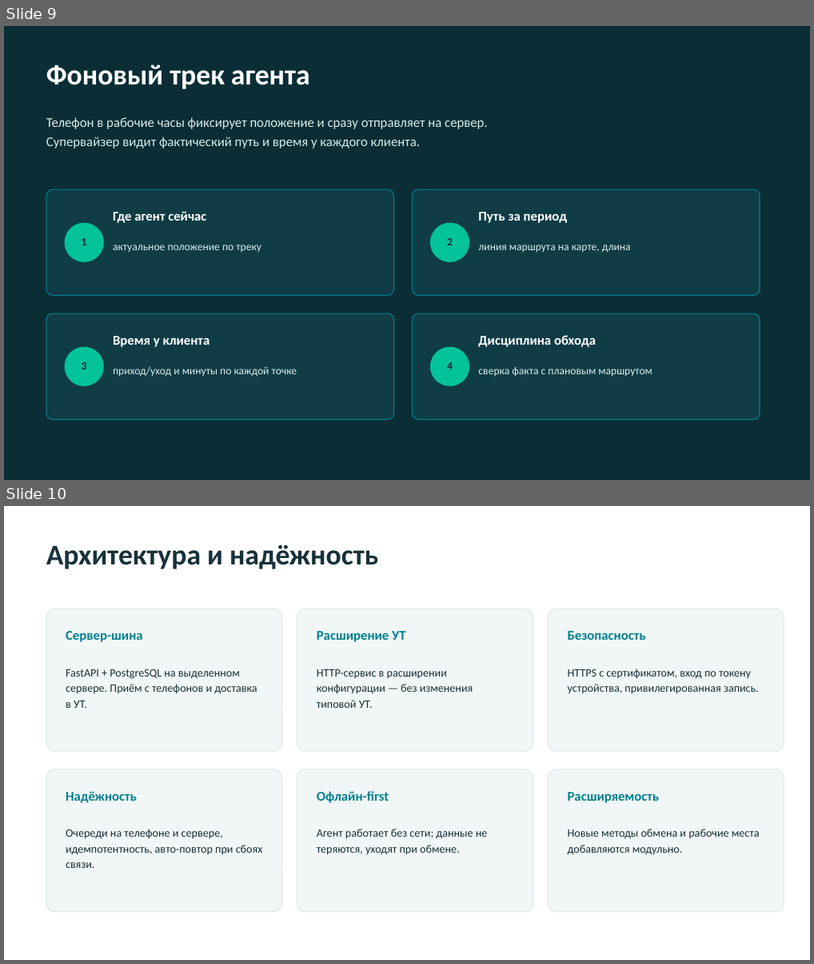
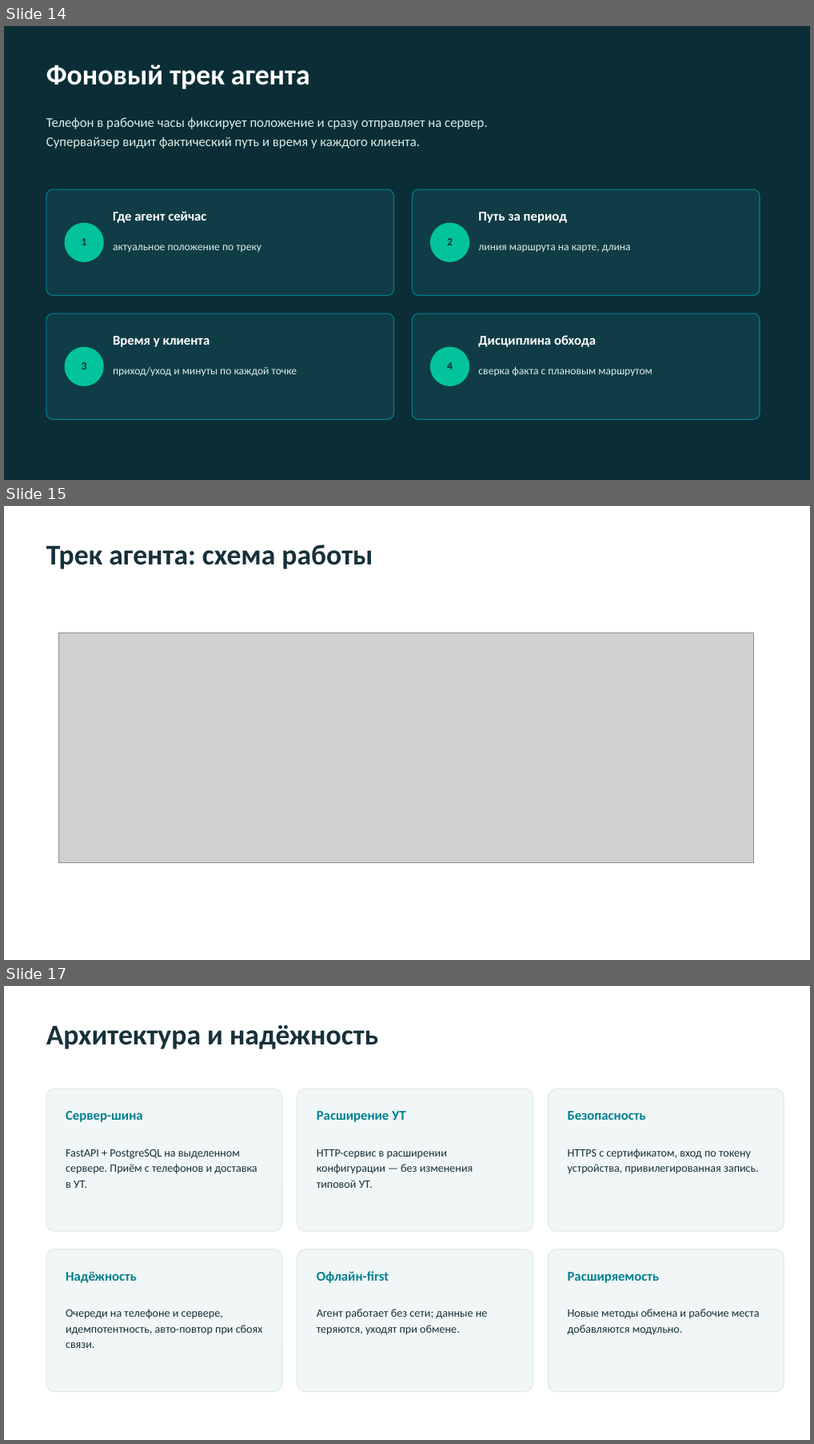
Before and after one commit to sheroz47-hub/smartsale, a slide deck: docs/SmartSale_презентация.pptx. Shown one above the other, each under a label of ours: slides 9 and 10 before the commit, slides 14, 15 and 17 after it; the slides between them are not shown. The pictures are 814x964 and 814x1444 pixels, drawn with LibreOffice and Linux fonts; fonts in the diff are those of the drawing; grey boxes stand for pictures. Boxes give left, top, right and bottom in pixels: in the first picture for what was removed or moved away, otherwise in the second. Text is boxed around its words. In the diff, an @@ line names an element or a change of style, - is before the commit and + after.

```diff
--- a/docs/SmartSale_презентация.pptx
+++ b/docs/SmartSale_презентация.pptx
@@ slide 15 added at [4,506,810,960], background #FFFFFF @@
@@ text added at [46,544,373,569], 34 pt, text #17313A, bold @@
+Трек агента: схема работы
@@ picture added at [58,633,754,862] @@
@@ what was slide 9 is now slide 14 @@
@@ what was slide 10 is now slide 17 @@
```
Also in this commit, not shown: 6 other slides added, 1 other file.
